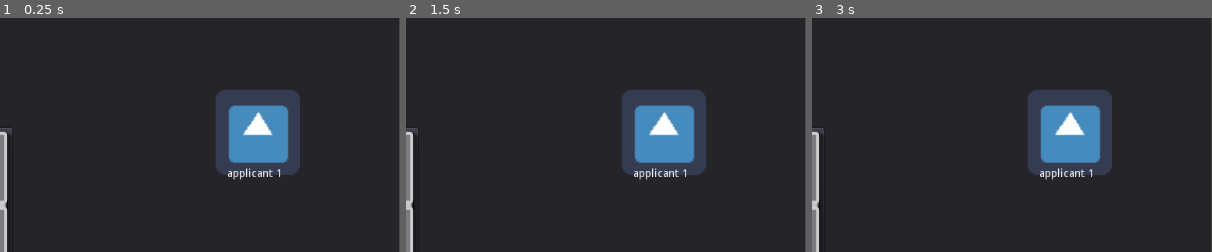
Above: before the commit, frames 1-3 (left to right).
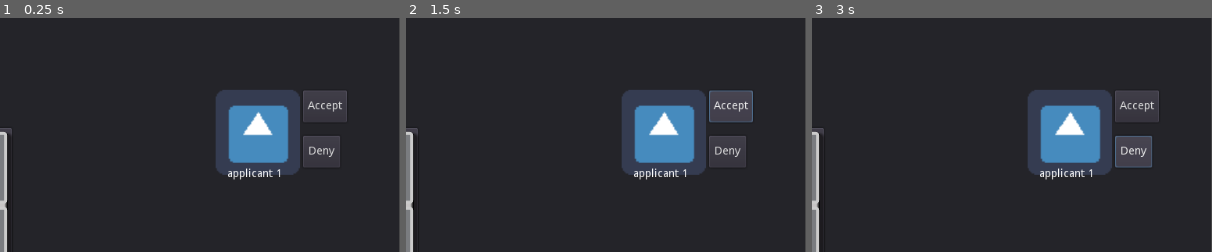
Above: after the commit, the same moments.

Repository: Clovisindo/CV-Please
Game: Godot game, scene res://Main.tscn
Same seed, same stepped clock (60 frames per second), same inputs: the game is played once before the commit and once after it. The engine's default icon, where the game draws it, is replaced by a stand-in: a white triangle on a blue panel in a dark square.
Inputs (mouse positions are % of the whole screen's width and height, from its top left):
- Up to frame 1 (0.25 s): no input
- Up to frame 2 (1.5 s): click (90, 29) at 0.5 s, where only the run after the commit has a clickable "Deny"; click (91, 19) at 1.25 s, where only the run after the commit has a clickable "Accept"
- Up to frame 3 (3 s): click (91, 19) at 2 s, where only the run after the commit has a clickable "Accept"; click (90, 29) at 2.75 s, where only the run after the commit has a clickable "Deny"
The pictures show only the part of the screen within x 50-100%, y 0-50%; the shares and areas given below are measured in that part.

The runs differ from the first frame. In frame 1, 1.7% of the frame differs, in the area x 75-87%, y 31-64%; in frame 2, 2.3%, in the area x 75-87%, y 30-64%; in frame 3, 2.2%.

Commit message:
evento de decision
Añadimos botones para aceptar o rechazar
Añadida clase AplicantResult para guardar en ella el resultado de las entrevistas y tener agrupado de cara a la escena de resumen
Nueva clase Enum, para incluir los enumerales que necesitemos.
Colocacion de paneles con tamaño adaptable

Diff:
--- a/GameManager.gd
+++ b/GameManager.gd
@@ -3,19 +3,51 @@
 export(PackedScene) var cvScene
 export(PackedScene) var jobOfferScene
 export(PackedScene) var applicantScene
+export(PackedScene) var decisionApplicantScene
+
+var applicationResultClass = load("res://scenes/game/characters/applicantResult.gd")
+var listApplResults
 
 
-# Called when the node enters the scene tree for the first time.
+var mouse_over = false
+var event_fired = false
+
 func _ready():
+#	instantiate panels and signals for UI elements to the gameManager
+	_instantiate_panels()
+
+func _on_Panel_mouse_entered():
+	mouse_over = true
+
+func _on_Panel_mouse_exited():
+	mouse_over = false
+	event_fired = false
+
+func _on_Panel_gui_input(event,result):
+	if event is InputEventMouseButton:
+		if mouse_over == true && event_fired == false:
+			print(result)
+			event_fired = true
+
+func _instantiate_panels():
 	var jobOfferContainer = get_node("MainScene/JobOfferContainer")
 	var cvContainer = get_node("MainScene/CVContainer")
 	var applicantContainer = get_node("MainScene/ApplicantContainer")
+	var decisionApplContainer = get_node("MainScene/DecisionApplContainer")
 
 	var cvPanel = cvScene.instance()
 	var jobOfferPanel = jobOfferScene.instance()
 	var applicantPanel = applicantScene.instance()
+	var decisionApplicantPanel = decisionApplicantScene.instance()
 
 
 	cvContainer.add_child(cvPanel)
 	jobOfferContainer.add_child(jobOfferPanel)
 	applicantContainer.add_child(applicantPanel)
+	decisionApplContainer.add_child(decisionApplicantPanel)
+
+#	create signals for decision buttons
+	var okButton = decisionApplContainer.get_child(0).get_child(0)
+	var nokButton = decisionApplContainer.get_child(0).get_child(1)
+	okButton._instantiate_connect(get_node("."))
+	nokButton._instantiate_connect(get_node("."))
--- a/Main.tscn
+++ b/Main.tscn
@@ -1,9 +1,10 @@
-[gd_scene load_steps=6 format=2]
+[gd_scene load_steps=7 format=2]
 
 [ext_resource path="res://scenes/game/characters/applicant.tscn" type="PackedScene" id=1]
 [ext_resource path="res://scenes/game/items/job_offer/job_offer.tscn" type="PackedScene" id=2]
 [ext_resource path="res://scenes/game/items/curriculum/curriculum.tscn" type="PackedScene" id=3]
 [ext_resource path="res://GameManager.gd" type="Script" id=4]
+[ext_resource path="res://scenes/game/UI/DecisionApplicant.tscn" type="PackedScene" id=5]
 
 [sub_resource type="StyleBoxFlat" id=1]
 bg_color = Color( 0.00784314, 0, 0, 0 )
@@ -13,6 +14,7 @@
 cvScene = ExtResource( 3 )
 jobOfferScene = ExtResource( 2 )
 applicantScene = ExtResource( 1 )
+decisionApplicantScene = ExtResource( 5 )
 
 [node name="MainScene" type="Panel" parent="."]
 margin_right = 1023.0
@@ -43,3 +45,14 @@
 margin_right = 0.0359497
 margin_bottom = 0.0419922
 custom_styles/panel = SubResource( 1 )
+
+[node name="DecisionApplContainer" type="PanelContainer" parent="MainScene"]
+anchor_left = 0.77
+anchor_top = 0.153846
+anchor_right = 0.868
+anchor_bottom = 0.321
+margin_left = 112.29
+margin_top = 1.0
+margin_right = 112.036
+margin_bottom = 1.04199
+custom_styles/panel = SubResource( 1 )
--- a/project.godot
+++ b/project.godot
@@ -7,6 +7,16 @@
 ;   param=value ; assign values to parameters
 
 config_version=4
+
+_global_script_classes=[ {
+"base": "Object",
+"class": "EnumUtils",
+"language": "GDScript",
+"path": "res://src/Enum.gd"
+} ]
+_global_script_class_icons={
+"EnumUtils": ""
+}
 
 [application]
 
--- /dev/null
+++ b/scenes/game/UI/DecisionApplicant.tscn
@@ -0,0 +1,27 @@
+[gd_scene load_steps=2 format=2]
+
+[ext_resource path="res://scenes/game/UI/DecisionButton.gd" type="Script" id=1]
+
+[node name="DecisionApplicant" type="Control"]
+anchor_right = 0.292
+anchor_bottom = 0.233
+margin_right = -0.00802612
+margin_bottom = 0.199997
+
+[node name="DecisionOKButton" type="Button" parent="."]
+anchor_right = 0.475
+anchor_bottom = 0.407
+margin_right = -0.0250092
+margin_bottom = 0.0200005
+text = "Accept"
+script = ExtResource( 1 )
+result = true
+
+[node name="DecisionNOKButton" type="Button" parent="."]
+anchor_right = 0.475
+anchor_bottom = 0.407
+margin_top = 58.0
+margin_right = -0.0250092
+margin_bottom = 58.02
+text = "Deny"
+script = ExtResource( 1 )
--- /dev/null
+++ b/scenes/game/UI/DecisionButton.gd
@@ -0,0 +1,8 @@
+extends Button
+
+export (bool) var result
+
+func _instantiate_connect(gameManagerNode):
+	self.connect("mouse_entered",gameManagerNode,"_on_Panel_mouse_entered")
+	self.connect("mouse_exited",gameManagerNode,"_on_Panel_mouse_exited")
+	self.connect("gui_input",gameManagerNode,"_on_Panel_gui_input",[result])
--- /dev/null
+++ b/scenes/game/characters/applicantResult.gd
@@ -0,0 +1,13 @@
+extends Node
+
+var timeInterview
+var solution
+var result = false
+
+func _init_appl_result(_solution):
+	solution =  _solution
+
+func _checkResultApplicant(resultPlayer, timeSpent):
+	if(resultPlayer == solution):
+		solution = true
+	timeInterview = timeSpent
--- /dev/null
+++ b/src/Enum.gd
@@ -0,0 +1,7 @@
+extends Object
+class_name EnumUtils
+
+enum applicantSolution {
+	valid,
+	notValid
+}
